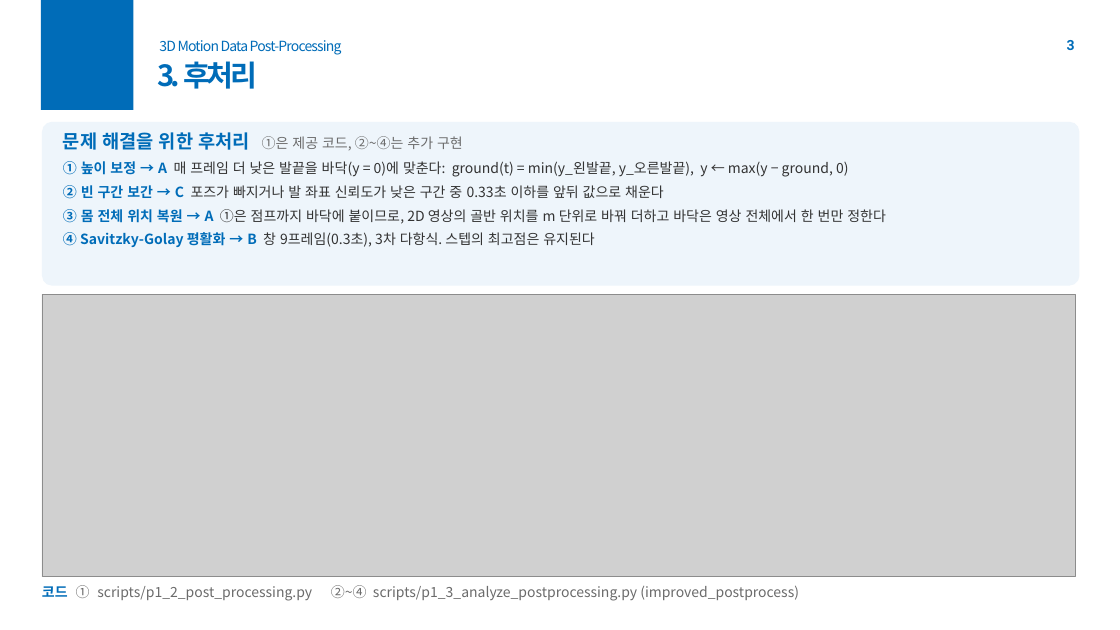
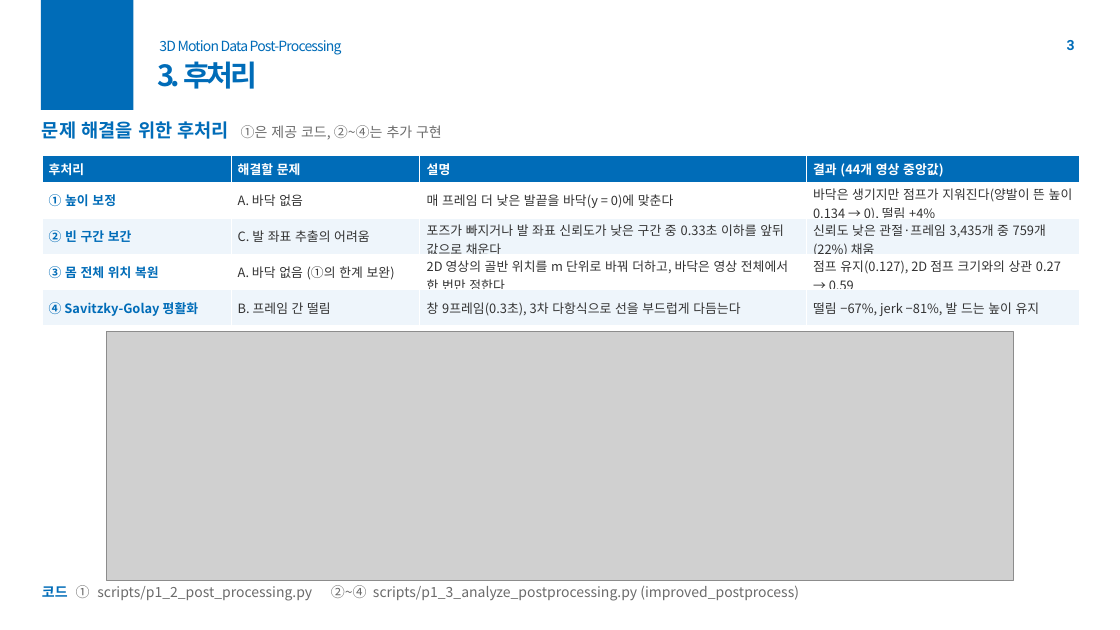
Before and after one commit to yurim0000/kpop-step-classification, a slide deck: slide 3 of docs/Assignment02_3D_motiondata.pptx. Drawn at 1120x630 pixels with LibreOffice and Linux fonts; fonts in the diff are those of the drawing; grey boxes stand for pictures; background and template pictures are left out. Boxes give left, top, right and bottom in pixels: in the first picture for what was removed or moved away, otherwise in the second. Text is boxed around its words. In the diff, an @@ line names an element or a change of style, - is before the commit and + after.

```diff
--- a/docs/Assignment02_3D_motiondata.pptx
+++ b/docs/Assignment02_3D_motiondata.pptx
@@ rounded rectangle removed at box(42, 122, 1080, 286) @@
@@ text added at box(42, 121, 442, 139), 12 pt, text #6B6B6B @@
+문제 해결을 위한 후처리 ①은 제공 코드, ②~④는 추가 구현
@@ text removed at box(63, 132, 886, 247) @@
-문제 해결을 위한 후처리 ①은 제공 코드, ②~④는 추가 구현
-① 높이 보정 → A 매 프레임 더 낮은 발끝을 바닥(y = 0)에 맞춘다: ground(t) = min(y_왼발끝, y_오른발끝), y ← max(y − ground, 0)
-② 빈 구간 보간 → C 포즈가 빠지거나 발 좌표 신뢰도가 낮은 구간 중 0.33초 이하를 앞뒤 값으로 채운다
-③ 몸 전체 위치 복원 → A ①은 점프까지 바닥에 붙이므로, 2D 영상의 골반 위치를 m 단위로 바꿔 더하고 바닥은 영상 전체에서 한 번만 정한다
-④ Savitzky-Golay 평활화 → B 창 9프레임(0.3초), 3차 다항식. 스텝의 최고점은 유지된다
@@ table added at box(42, 155, 1080, 323), 5 rows, 4 columns @@
+후처리 | 해결할 문제 | 설명 | 결과 (44개 영상 중앙값)
+① 높이 보정 | A. 바닥 없음 | 매 프레임 더 낮은 발끝을 바닥(y = 0)에 맞춘다 | 바닥은 생기지만 점프가 지워진다(양발이 뜬 높이 0.134 → 0), 떨림 +4%
+② 빈 구간 보간 | C. 발 좌표 추출의 어려움 | 포즈가 빠지거나 발 좌표 신뢰도가 낮은 구간 중 0.33초 이하를 앞뒤 값으로 채운다 | 신뢰도 낮은 관절·프레임 3,435개 중 759개(22%) 채움
+③ 몸 전체 위치 복원 | A. 바닥 없음 (①의 한계 보완) | 2D 영상의 골반 위치를 m 단위로 바꿔 더하고, 바닥은 영상 전체에서 한 번만 정한다 | 점프 유지(0.127), 2D 점프 크기와의 상관 0.27 → 0.59
+④ Savitzky-Golay 평활화 | B. 프레임 간 떨림 | 창 9프레임(0.3초), 3차 다항식으로 선을 부드럽게 다듬는다 | 떨림 −67%, jerk −81%, 발 드는 높이 유지
@@ picture: place and size @@
-picture at box(42, 294, 1075, 577)
+picture at box(107, 332, 1014, 581)
```
Also in this commit, not shown: 1 other slide changed, 4 other files.
